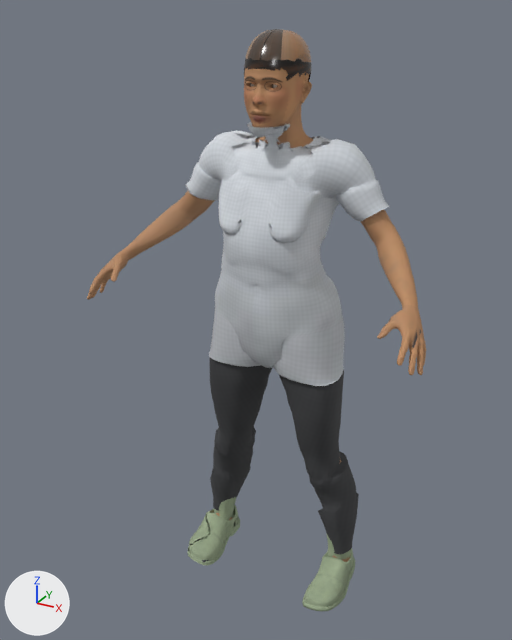
The glTF model studio/public/assets/characters/char.male-dewasa-polo/char.male-dewasa-polo.glb as it was, and as the next commit left it.
Before and after are seen from a camera (50 mm lens) standing at (0.889, -1.788, 1.773) and looking at (-0.044, -0.092, 0.925). Lighting does not change. The marker at lower left points along +X, +Y and +Z. The first picture is the older version. Vertices at exactly the same position are counted once.

In view in the first picture: 'char.male-dewasa-polo-mesh'.
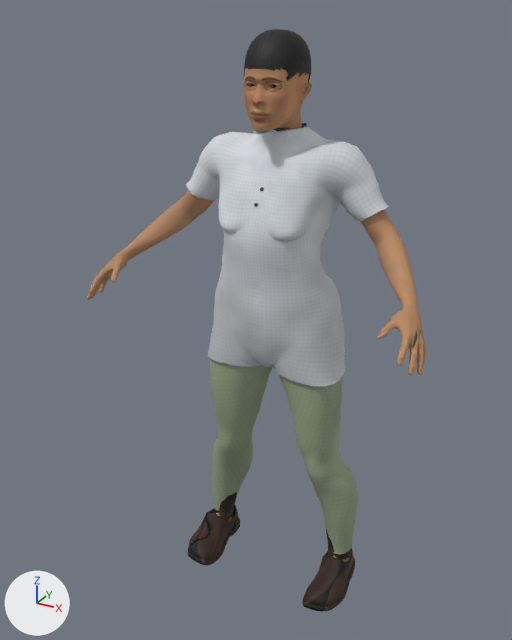
Where the change shows, as pixel boxes (x1, y1, x2, y2) in the pictures (512 x 640 px; the box of a moved part takes in the faces that stretch with it):
'char.male-dewasa-polo-mesh', surface changed, reshaped: (87, 29, 426, 611) in both
part 1 of me_char_male_dewasa_polo, moved or reshaped: before (194, 123, 382, 401); after (194, 123, 382, 402)
part 2 of me_char_male_dewasa_polo, moved or reshaped: before (210, 427, 359, 558); after (212, 437, 358, 554)

What changed in the scene script:
```text
Add img_tex28:
    img_tex28 = load_image('tex28', '_unpacked/tex28', 512, 512, 'Non-Color')
Add img_tex27:
    img_tex27 = load_image('tex27', '_unpacked/tex27', 512, 512, 'sRGB')
Add img_tex29:
    img_tex29 = load_image('tex29', '_unpacked/tex29', 512, 512, 'Non-Color')
Change mat_cloth_pants:
    where n2 = _N.new('ShaderNodeTexImage'); n2.name = 'Image Texture'
    n2.image: img_tex6 -> img_tex9
    where n4 = _N.new('ShaderNodeTexImage'); n4.name = 'Image Texture.001'
    n4.image: img_tex7 -> img_tex10
    where n6 = _N.new('ShaderNodeTexImage'); n6.name = 'Image Texture.002'
    n6.image: img_tex8 -> img_tex11
Change mat_cloth_shoes01:
    where n2 = _N.new('ShaderNodeTexImage'); n2.name = 'Image Texture'
    n2.image: img_tex9 -> img_tex12
    where n4 = _N.new('ShaderNodeTexImage'); n4.name = 'Image Texture.001'
    n4.image: img_tex10 -> img_tex13
    where n6 = _N.new('ShaderNodeTexImage'); n6.name = 'Image Texture.002'
    n6.image: img_tex11 -> img_tex14
Change mat_hair:
    where n4 = _N.new('ShaderNodeTexImage'); n4.name = 'Image Texture'
    n4.image: img_tex24 -> img_tex27
    where n7 = _N.new('ShaderNodeTexImage'); n7.name = 'Image Texture.001'
    n7.image: img_tex25 -> img_tex28
    where n9 = _N.new('ShaderNodeTexImage'); n9.name = 'Image Texture.002'
    n9.image: img_tex26 -> img_tex29
Add mat_cloth_shirt_short_trim:
    mat_cloth_shirt_short_trim = bpy.data.materials.new('cloth-shirt-short-trim')
    # uses the picture img_tex6
    # uses the picture img_tex7
    # uses the picture img_tex8
Change me_char_male_dewasa_polo:
    used by ob_char_male_dewasa_polo_mesh; location = (0.0, 0.0, 0.0)
    remove me_char_male_dewasa_polo.from_pydata(...)  # 20825 vertices, 40734 faces; spans x -0.51..0.51, y -0.33..0.13, z -0.01..1.73
    add me_char_male_dewasa_polo.from_pydata(...)  # 20915 vertices, 40848 faces; spans x -0.51..0.51, y -0.33..0.13, z -0.01..1.73
    me_char_male_dewasa_polo part 1: 452 vertices moved from x -0.28..0.28, y -0.19..0.13, z 0.77..1.49 to x -0.28..0.28, y -0.18..0.13, z 0.77..1.49; 879 vertices removed from x -0.28..0.28, y -0.18..0.12, z 0.76..1.5; 929 vertices added at x -0.28..0.28, y -0.18..0.12, z 0.76..1.49
    me_char_male_dewasa_polo part 2: 121 vertices moved from x -0.27..0.27, y -0.09..0.09, z 0.12..0.45 to x -0.27..0.27, y -0.08..0.08, z 0.12..0.44; 6 vertices removed from x -0.25..0.25, y -0.04..0.05, z 0.12; 6 vertices added at x -0.25..0.25, y -0.04..0.04, z 0.12
    other edits to the shape of me_char_male_dewasa_polo do not show in these pictures
    add me_char_male_dewasa_polo.materials.append(mat_cloth_shirt_short_trim)
```
